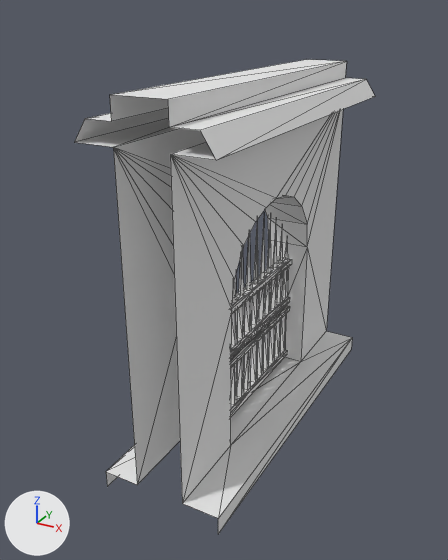
One commit to the OBJ model data/model/dungeon_001/dungeon_001_wall_3td_002.obj: the scene before it, then after it.
Before and after are seen from a 50 mm lens placed at (2.15, -4.42, 3.46), pointed at (-0.15, -0.23, 1.36). Arrows for +X, +Y and +Z are at lower left; the lights stay in place. Mesh edges are drawn as thin lines. Where no turn or scale is listed for an object, it has been applied to the vertices.

The first picture shows 'Cube.001_Cube.027'.
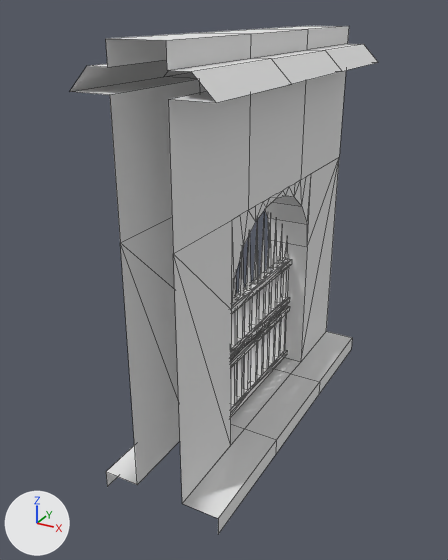
Commit message: Updated Dungeon 1

What differs and where, as boxes [x1, y1, x2, y2] in the pictures (448 x 560 px):
'Cube.001_Cube.027', reshaped (7% taller): before [75, 59, 375, 534]; after [70, 26, 378, 534]
part 1 of me_cube_001_cube_027, built on: before [75, 61, 375, 502]; after [70, 26, 378, 503]
part 2 of me_cube_001_cube_027, added: after [106, 331, 352, 534]

The change, as a diff of the scene's bpy script:
```diff
--- a/data/model/dungeon_001/dungeon_001_wall_3td_002.obj.py
+++ b/data/model/dungeon_001/dungeon_001_wall_3td_002.obj.py
@@ me_cube_001_cube_027 @@
 # used by ob_cube_001_cube_027; location = (0.0, 0.0, 0.0)
-me_cube_001_cube_027.from_pydata(...)  # 485 vertices, 1012 faces; spans x -0.5..0.5, y -1.5..1.5, z 0.0..3.0
+me_cube_001_cube_027.from_pydata(...)  # 547 vertices, 817 faces; spans x -0.5..0.5, y -1.5..1.5, z 0.0..3.3
+# me_cube_001_cube_027 part 1: 2 vertices moved from x -0.2..0.2, y -1.5..1.5, z 2.85 to x -0.5..0.5, y -1.5..1.5, z 3.0; 14 vertices removed from x -0.5..0.5, y -1.5..1.5, z 2.7..2.85; 64 vertices added at x -0.5..0.5, y -1.5..1.5, z 2.1..3.3
+# me_cube_001_cube_027 part 2: 12 vertices added at x -0.5..0.5, y -0.5..0.5, z 0.0..0.15
 me_cube_001_cube_027.materials.append(mat_none_000)
```
